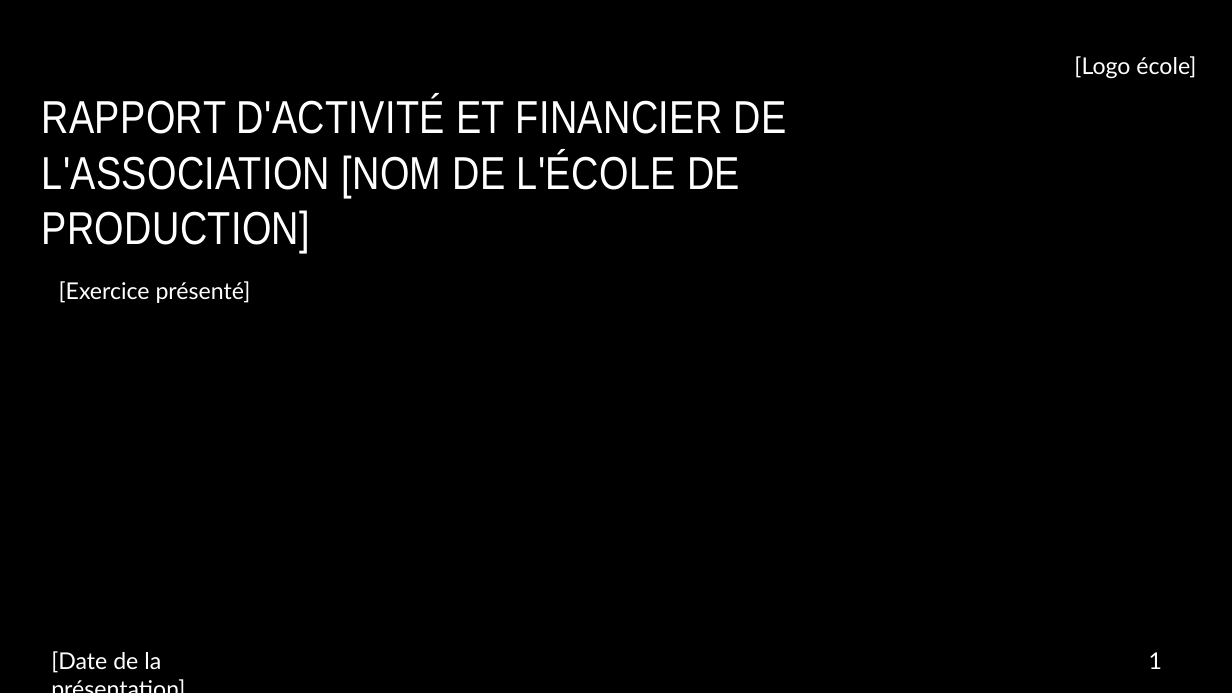
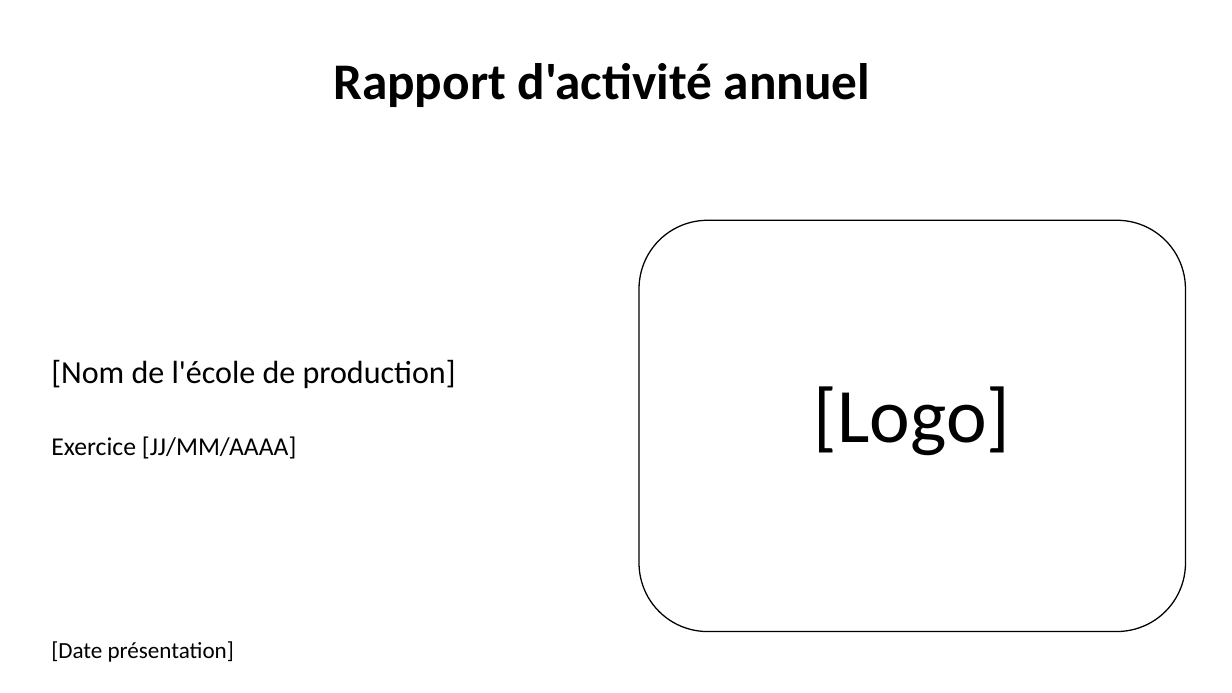
Before and after one commit to Ok1nam/EDP180625, a slide deck: slide 1 of client/public/fichiers/ANNEXE 21 - MODELE DE RAPPORT ADAPTE.pptx. Drawn at 1232x693 pixels with LibreOffice and Linux fonts; fonts in the diff are those of the drawing; background and template pictures are left out. Boxes give left, top, right and bottom in pixels: in the first picture for what was removed or moved away, otherwise in the second. Text is boxed around its words. In the diff, an @@ line names an element or a change of style, - is before the commit and + after.

```diff
--- a/client/public/fichiers/ANNEXE 21 - MODELE DE RAPPORT ADAPTE.pptx
+++ b/client/public/fichiers/ANNEXE 21 - MODELE DE RAPPORT ADAPTE.pptx
@@ background picture (left out) to #FFFFFF @@
@@ rectangle removed at (0,0,1232,249) @@
@@ subtitle removed at (1074,56,1196,79) @@
-[Logo école]
@@ title added at (333,63,870,107), 40 pt, text #000000, bold @@
+Rapport d'activité annuel
@@ title removed at (42,96,787,253) @@
-RAPPORT D'ACTIVITÉ ET FINANCIER DE L'ASSOCIATION [NOM DE L'ÉCOLE DE PRODUCTION]
@@ rounded rectangle added at (640,220,1186,631), fill #FFFFFF, outline #000000 1 pt, 60 pt, text #000000 @@
+[Logo]
@@ text removed at (59,281,251,303) @@
-[Exercice présenté]
@@ text added at (51,359,456,389), 25 pt, text #000000 @@
+[Nom de l'école de production]
@@ text added at (51,436,296,459), 20 pt, text #000000 @@
+Exercice [JJ/MM/AAAA]
@@ text at (51,641,234,662): text changed; font Lato to Calibri; text colour #FFFFFF to #000000 @@
-[Date de la présentation]
+[Date présentation]
@@ page number removed at (1149,652,1162,669) @@
-1
```
Also in this commit, not shown: 1 other slide changed, 8 slides added, 7 slides removed, 35 other files.
